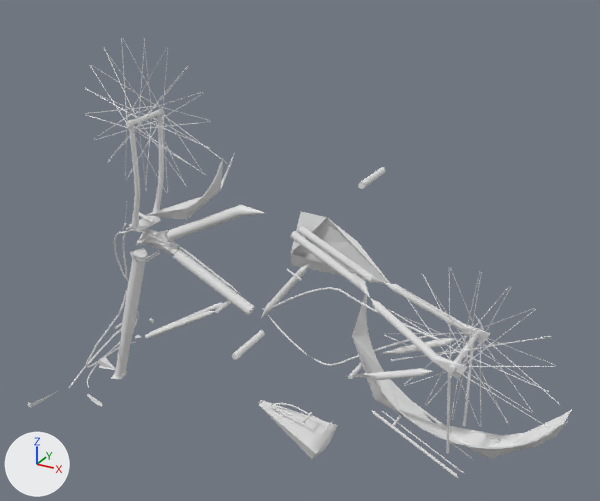
The OBJ model datasets/dataset_snippet_medium_resampled/Bicycle/D00930.obj, before and after one commit.
Camera for both pictures: a 50 mm camera at (1.25, -2.0, 1.21) aimed at (0.14, 0.03, 0.2). Arrows for +X, +Y and +Z are at lower left; the lights stay in place. Where no turn or scale is listed for an object, it has been applied to the vertices.

Before the edit, the objects in view are built like this:
```python
me_d00930 = bpy.data.meshes.new('D00930')
me_d00930.from_pydata(...)  # 5717 vertices, 10886 faces; spans x -0.74..0.99, y -0.34..0.34, z -0.52..0.8
ob_d00930 = bpy.data.objects.new('D00930', me_d00930)
ob_d00930.location = (0.0, 0.0, 0.0)
```
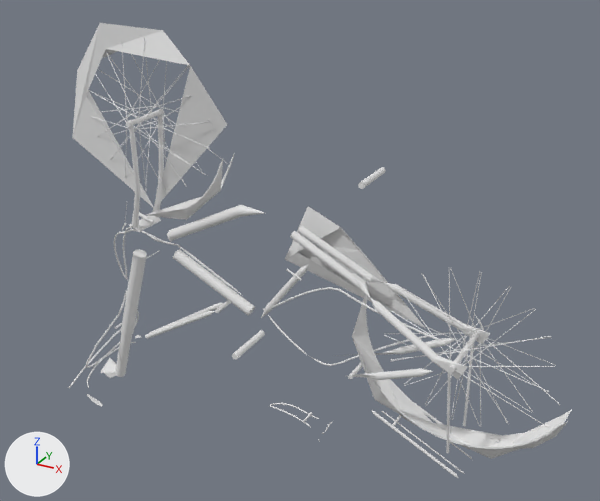
What differs and where, as boxes (x1, y1, x2, y2) in the pictures (600 x 501 px; the box of a moved part takes in the faces that stretch with it):
'D00930', reshaped (7% narrower)
    before: (28, 38, 572, 478)
    after: (68, 23, 572, 478)
part 1 of me_d00930, deleted
    before: (130, 248, 149, 261)
part 2 of me_d00930, deleted
    before: (259, 400, 338, 459)
part 3 of me_d00930, deleted
    before: (28, 391, 58, 408)
part 4 of me_d00930, moved or reshaped
    before: (122, 212, 441, 336)
    after: (72, 23, 441, 340)
part 5 of me_d00930, moved or reshaped
    before: (87, 336, 131, 407)
    after: (87, 336, 130, 407)

Edits to the bpy script that builds the scene:
```text
Change me_d00930:
    used by ob_d00930; location = (0.0, 0.0, 0.0)
    remove me_d00930.from_pydata(...)  # 5717 vertices, 10886 faces; spans x -0.74..0.99, y -0.34..0.34, z -0.52..0.8
    add me_d00930.from_pydata(...)  # 5545 vertices, 10559 faces; spans x -0.72..0.99, y -0.27..0.24, z -0.52..0.83
    me_d00930 part 1: the loose piece of 53 vertices spanning x -0.49..-0.43, y -0.04..0.03, z 0.05..0.08 is deleted
    me_d00930 part 2: the loose piece of 35 vertices spanning x 0.0..0.25, y -0.08..0.08, z -0.5..-0.37 is deleted
    me_d00930 part 3: the loose piece of 28 vertices spanning x -0.74..-0.7, y -0.34..-0.21, z -0.44..-0.42 is deleted
    me_d00930 part 4: 12 vertices moved from x -0.46..0.6, y -0.08..0.1, z -0.03..0.18 to x -0.46..0.59, y -0.08..0.1, z -0.02..0.18; 45 vertices removed from x -0.46..0.43, y -0.08..0.07, z -0.09..0.31; 49 vertices added at x -0.69..0.54, y -0.09..0.07, z -0.1..0.83
    me_d00930 part 5: 2 vertices moved within x -0.63..-0.59, y -0.12..0.0, z -0.5..-0.45; 57 vertices removed from x -0.7..-0.58, y -0.13..0.02, z -0.52..-0.41; 32 vertices added at x -0.68..-0.6, y -0.13..0.04, z -0.51..-0.41
```
